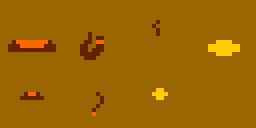
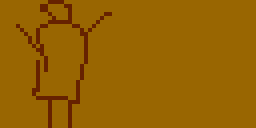
Revision of a layered 256 x 128 image; what changed, layer by layer:
added layer "clown" above "title-screen" over <box>8,0,240,128</box>
added layer "title-screen" above "map-victory" over <box>8,0,240,128</box>
added layer "map-victory" above "text" over <box>8,0,240,128</box>
hid "finish 2" over <box>208,40,240,56</box>
hid "finish 1" over <box>152,88,168,100</box>
hid "button 2" over <box>8,40,56,52</box>
hid "button 1" over <box>20,92,40,100</box>
showed "viper 4" over <box>64,12,168,128</box>
hid "viper 3" over <box>80,32,104,60</box>
hid "viper 2" over <box>92,92,104,116</box>
hid "viper 1" over <box>152,20,160,36</box>
hid "neutral background" over <box>8,0,240,128</box>
